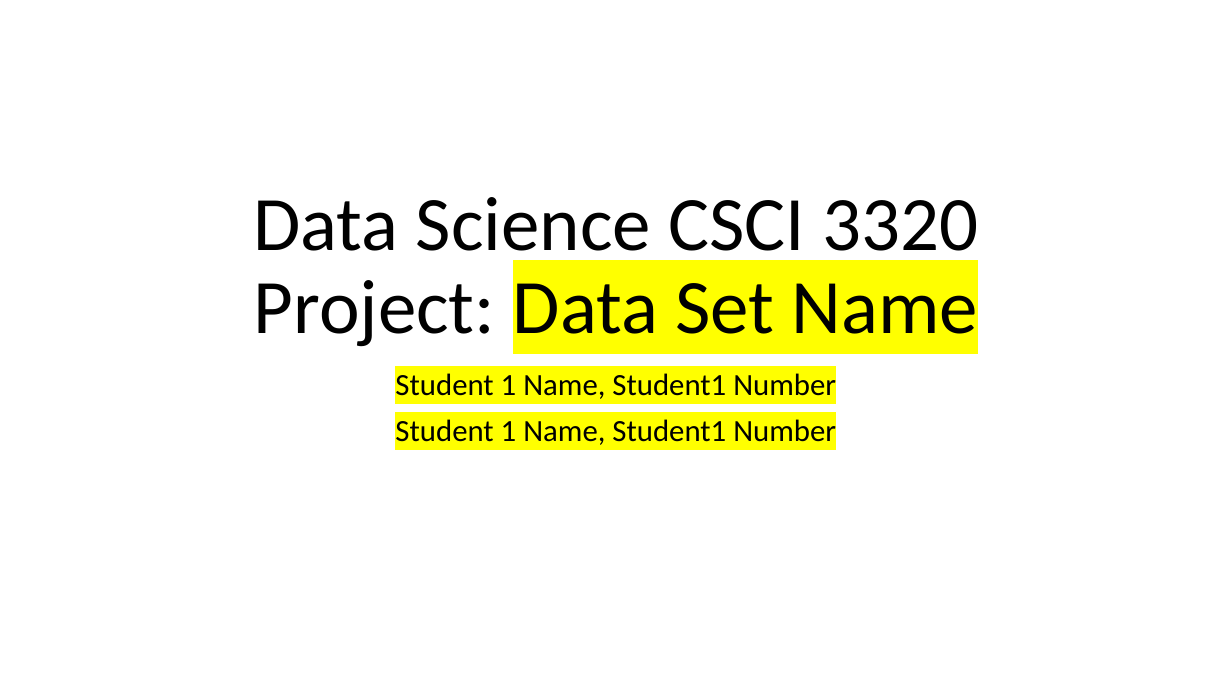
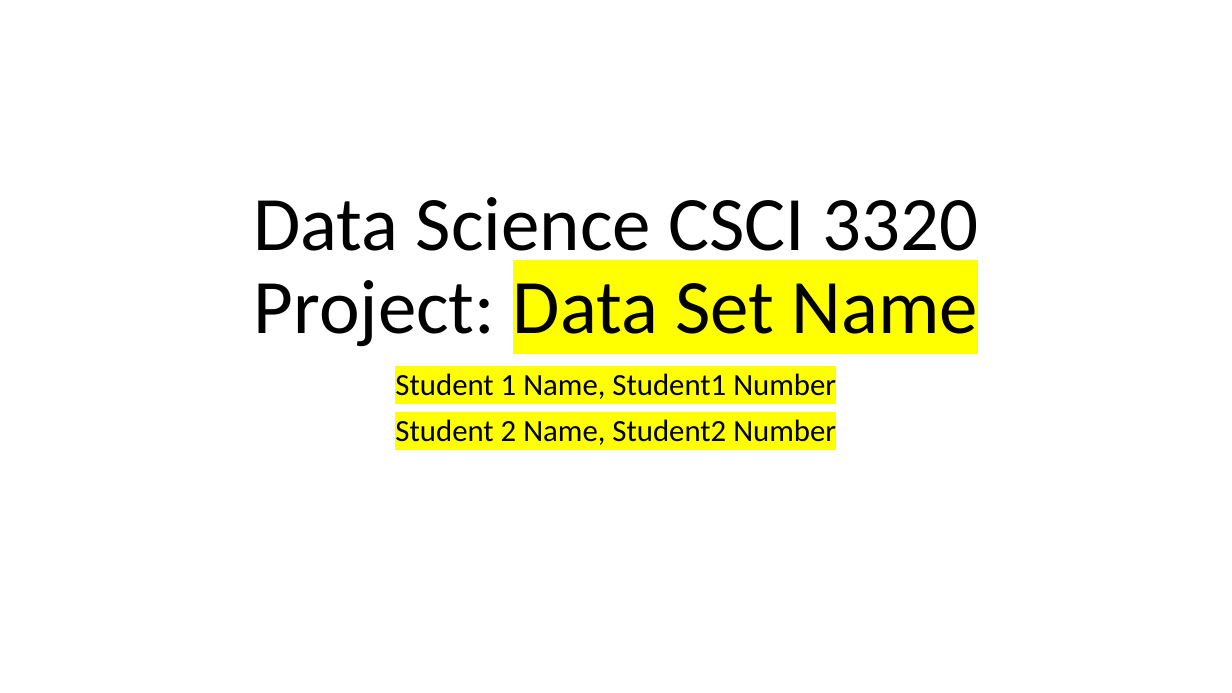
Before and after one commit to motazsaad/Data-Science-CSCI-3320, a slide deck: slide 1 of Project Presentation Template.pptx. Drawn at 1232x693 pixels with LibreOffice and Linux fonts; fonts in the diff are those of the drawing. Boxes give left, top, right and bottom in pixels: in the first picture for what was removed or moved away, otherwise in the second. Text is boxed around its words. In the diff, an @@ line names an element or a change of style, - is before the commit and + after.

```diff
--- a/Project Presentation Template.pptx
+++ b/Project Presentation Template.pptx
@@ subtitle at [395,419,836,445]: text changed @@
-Student 1 Name, Student1 Number
+Student 2 Name, Student2 Number
```
Also in this commit, not shown: 3 other slides changed, 2 slides added.
